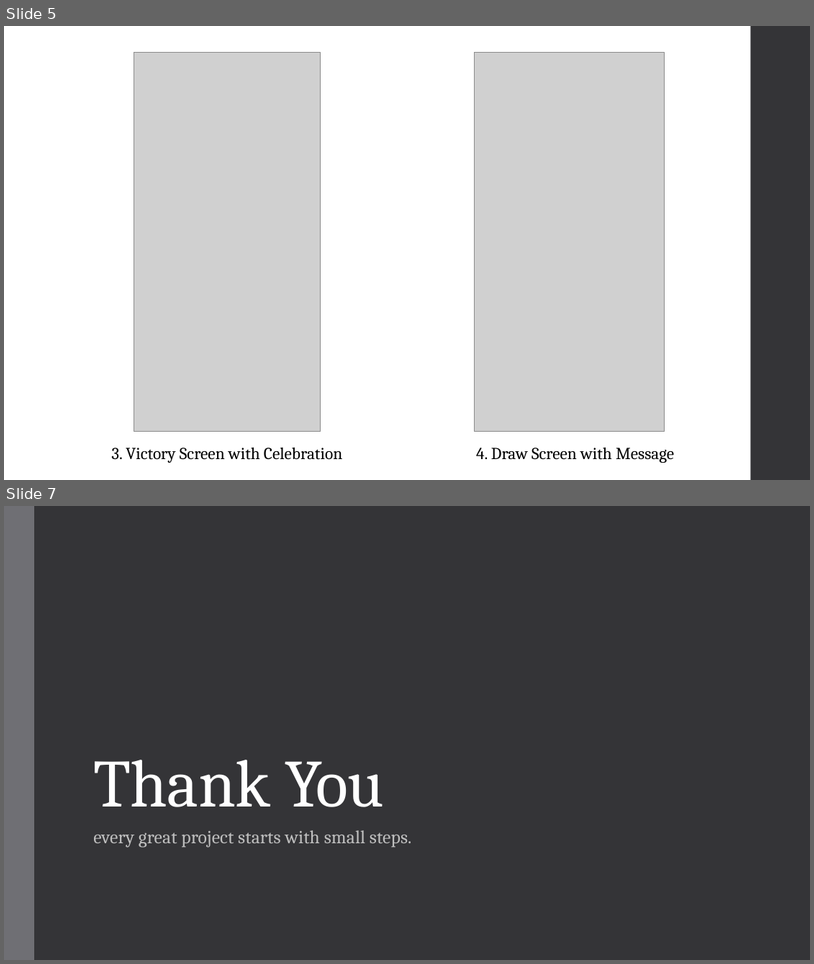
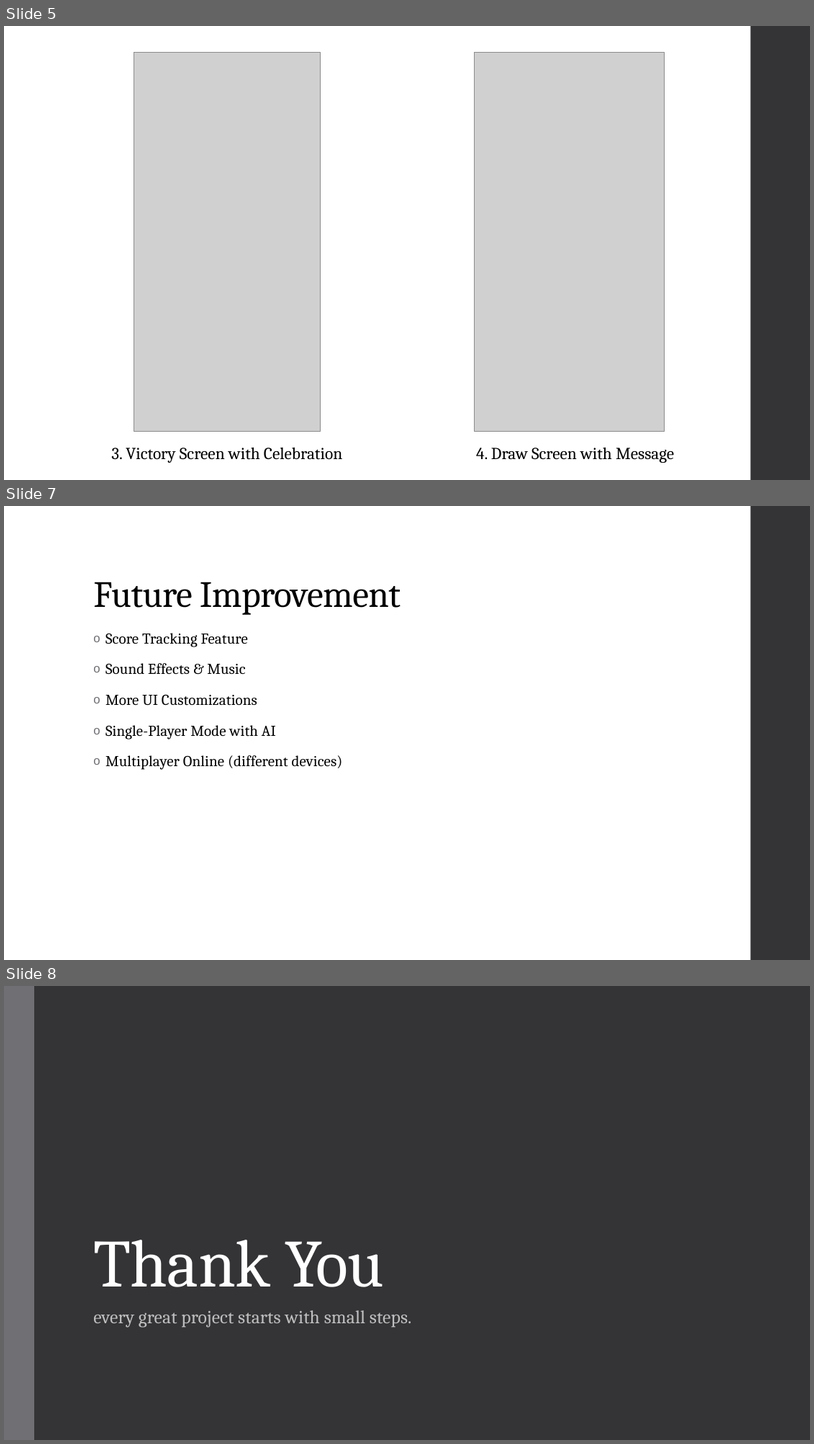
Before and after one commit to harmikrathod09/Sem_5, a slide deck: PC/TIC-TAC-TEO.pptx. Shown one above the other, each under a label of ours: slides 5 and 7 before the commit, slides 5, 7 and 8 after it; the slides between them are not shown. The pictures are 814x964 and 814x1444 pixels, drawn with LibreOffice and Linux fonts; fonts in the diff are those of the drawing; grey boxes stand for pictures. Boxes give left, top, right and bottom in pixels: in the first picture for what was removed or moved away, otherwise in the second. Text is boxed around its words. In the diff, an @@ line names an element or a change of style, - is before the commit and + after.

```diff
--- a/PC/TIC-TAC-TEO.pptx
+++ b/PC/TIC-TAC-TEO.pptx
@@ slide 7 added at (4,506,810,960), background #FFFFFF; not listed: 1 template element that a slide beside it also shows @@
@@ title added at (93,582,401,615), 44 pt, text #000000 @@
+Future Improvement
@@ text added at (106,633,343,770), 18 pt, text #000000 @@
+o Score Tracking Feature
+o Sound Effects & Music
+o More UI Customizations
+o Single-Player Mode with AI
+o Multiplayer Online (different devices)
@@ what was slide 7 is now slide 8 @@
```
Also in this commit, not shown: 1 slide changed, 13 other files.
